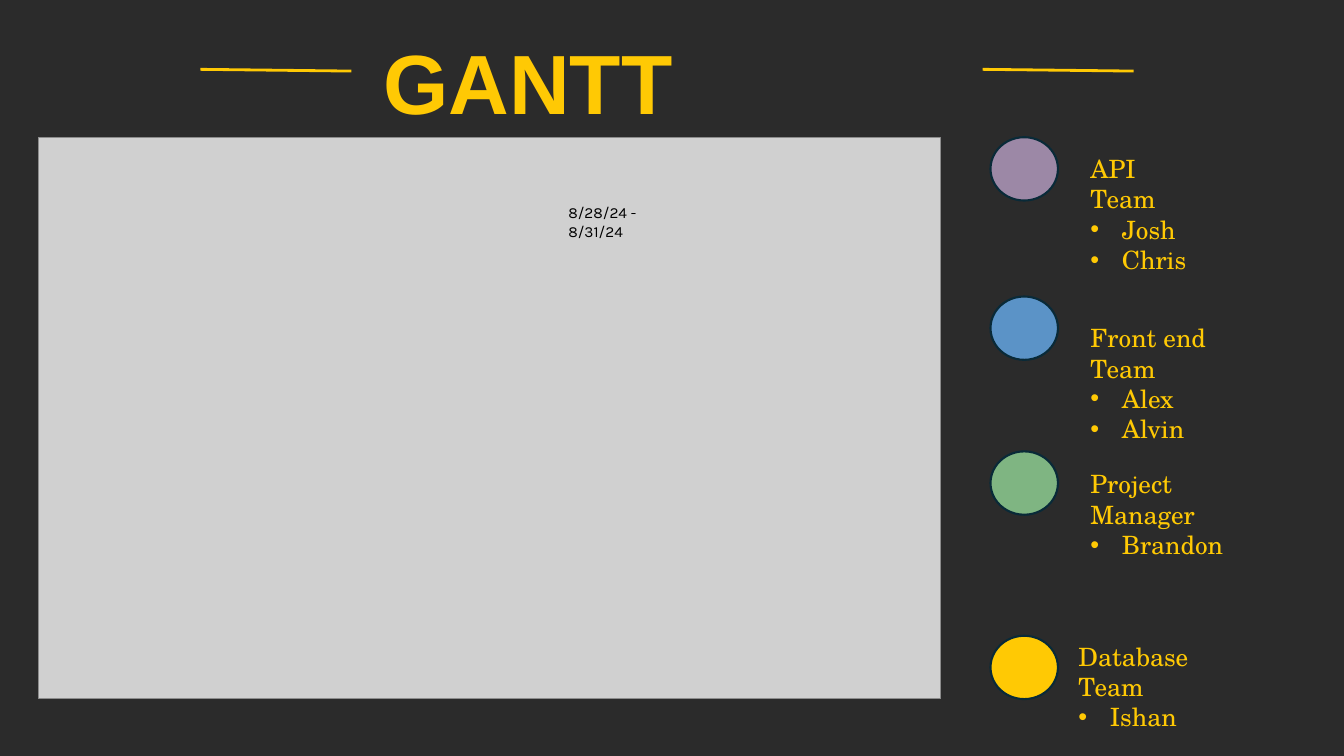
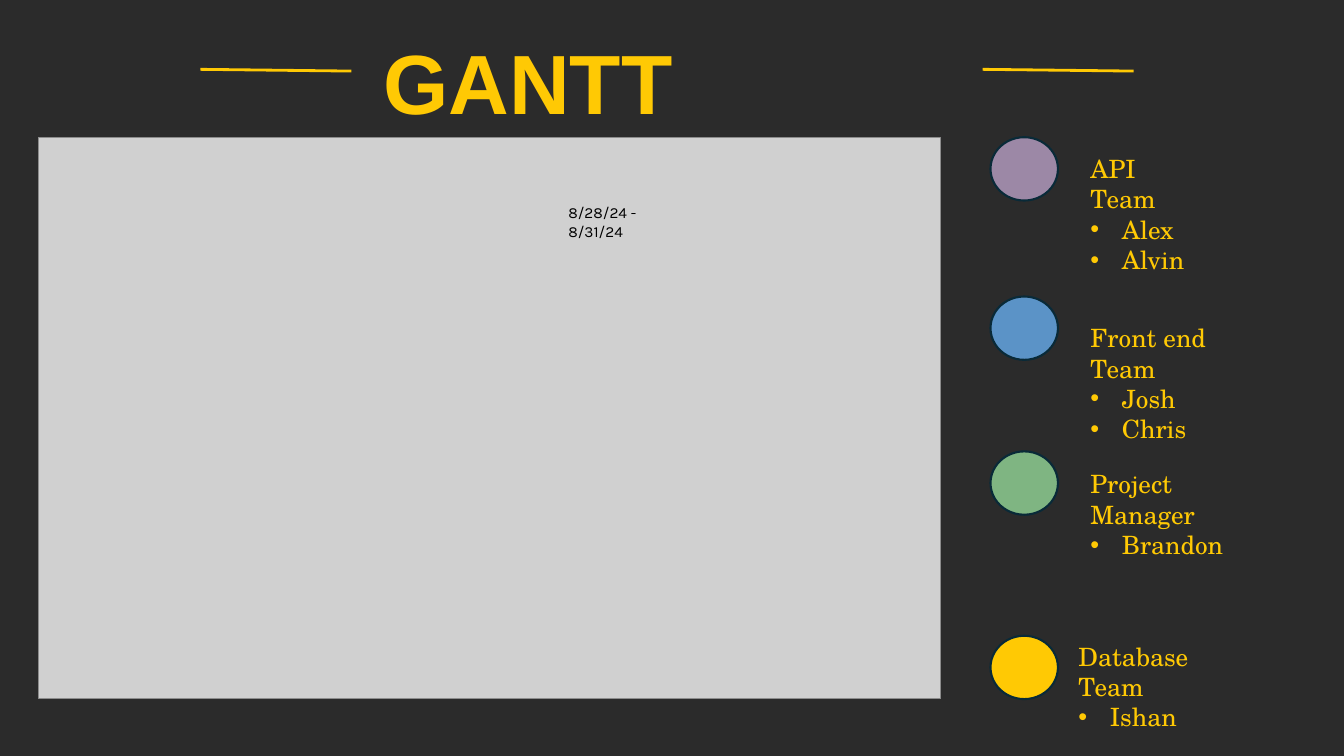
Before and after one commit to BrandalfGray/Processes, a slide deck: slide 4 of Presentation 4.pptx. Drawn at 1344x756 pixels with LibreOffice and Linux fonts; fonts in the diff are those of the drawing; grey boxes stand for pictures; background and template pictures are left out; a plain dark background stands for a picture behind light text. Boxes give left, top, right and bottom in pixels: in the first picture for what was removed or moved away, otherwise in the second. Text is boxed around its words. In the diff, an @@ line names an element or a change of style, - is before the commit and + after.

```diff
--- a/Presentation 4.pptx
+++ b/Presentation 4.pptx
@@ text at (x1=1122, y1=220, x2=1184, y2=270): text changed @@
-• Josh
-• Chris
+• Alex
+• Alvin
@@ text at (x1=1122, y1=389, x2=1186, y2=439): text changed @@
-• Alex
-• Alvin
+• Josh
+• Chris
```
Also in this commit, not shown: 2 other slides changed, 3 slides added, 1 slide removed.
